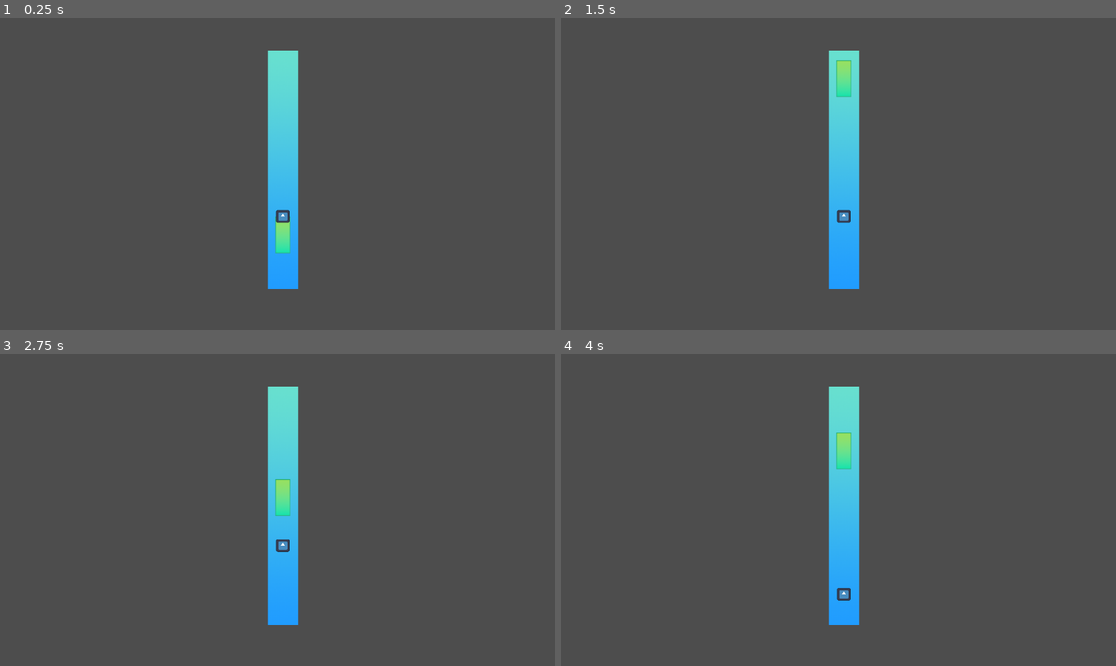
Above: before the commit, frames 1-4 (two rows, left to right).
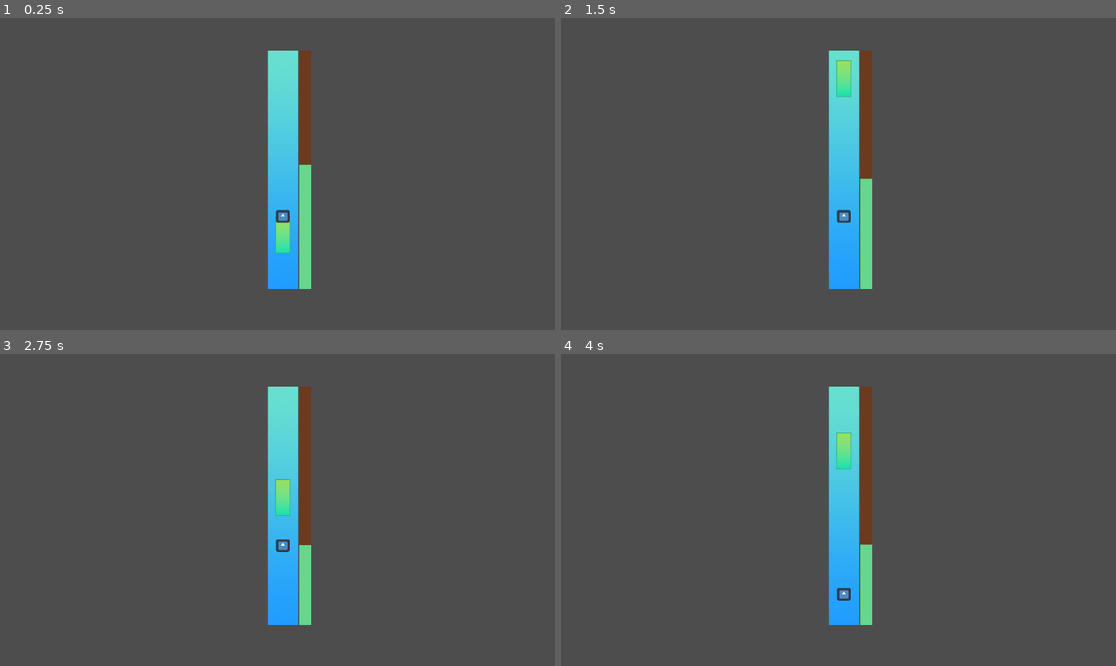
Above: after the commit, the same moments.

Repository: Anjellyrika/fishdew
Game: Godot game, scene res://src/main_level.tscn
The game is run twice, just before and just after one commit, with the same random seed, the same clock (stepped at 60 frames per second) and the same inputs. The engine's default icon, where the game draws it, is replaced by a stand-in: a white triangle on a blue panel in a dark square.
Inputs (mouse positions are in pixels of both pictures, inside the frame that each line leads up to):
- Up to frame 1 (0.25 s): no input
- Up to frame 2 (1.5 s): tap Enter at 0.5, 0.6 s; move the mouse to (960, 158) at 0.52 s; hold Space (up) from 0.53 s (still down); click (960, 158) at 0.67 s; move the mouse to (727, 189) at 1.27 s; tap F at 1.35 s
- Up to frame 3 (2.75 s): move the mouse to (333, 441) at 2.02 s; release Space (up) at 2.03 s; tap Enter at 2.1 s
- Up to frame 4 (4 s): move the mouse to (810, 572) at 2.77 s; hold Space (up) from 2.78 s (still down); tap F at 2.85 s; click (810, 572) at 2.92 s; move the mouse to (1005, 556) at 3.52 s; tap Enter at 3.6 s

The runs differ from the first frame. In frame 1, 1.7% of the frame differs, in the area x 53-57%, y 10-87%; in frame 2, 1.7%; in frame 3, 1.7%; in frame 4, 1.7%.

Commit message:
feat: implement progress bar

Diff:
--- /dev/null
+++ b/src/Score.gd
@@ -0,0 +1,21 @@
+extends ProgressBar
+
+@export var fish: Fish
+@export var bobber: Bobber
+@export var progress_rate = -10
+
+func _ready():
+	value = max_value/2
+	fish.scoreIncrease.connect(increase_score)
+	bobber.scoreDecrease.connect(decrease_score)
+	increase_score()
+	decrease_score()
+
+func increase_score():
+	progress_rate = abs(progress_rate)
+
+func decrease_score():
+	progress_rate = -1*progress_rate
+
+func _process(delta):
+	value += progress_rate * delta
--- a/src/bobber.gd
+++ b/src/bobber.gd
@@ -1,4 +1,8 @@
 extends CharacterBody2D
+
+class_name Bobber
+
+signal scoreDecrease
 
 const VELOCITY: float = -30.0
 
@@ -14,3 +18,7 @@
 	var collision = move_and_collide(velocity * delta)
 	if collision:
 		velocity = velocity.bounce(collision.get_normal()) * 0.25
+
+func _on_fish_body_exited(body):
+	if body.get_name() == "Bobber":
+		scoreDecrease.emit()
--- a/src/fish.gd
+++ b/src/fish.gd
@@ -1,7 +1,10 @@
 extends Area2D
 
+class_name Fish
+
+signal scoreIncrease
+
 @export var speed_bounds: Array
-
 var start_position: Vector2
 var target_position: Vector2
 var target_vector: Vector2
@@ -39,7 +42,9 @@
 			wait()
 
 func _on_body_entered(body):
-	if body.get_name() != "Bobber":
+	if body.get_name() == "Bobber":
+		scoreIncrease.emit()
+	elif body.get_name() == "FishingRod":
 		edge_collision = true
 
 func wait():
--- a/src/main_level.tscn
+++ b/src/main_level.tscn
@@ -1,8 +1,15 @@
-[gd_scene load_steps=4 format=3 uid="uid://ho8poh5181ml"]
+[gd_scene load_steps=7 format=3 uid="uid://ho8poh5181ml"]
 
 [ext_resource type="Texture2D" uid="uid://e6j3nuqccsvs" path="res://assets/background.png" id="1_2dg5d"]
 [ext_resource type="PackedScene" uid="uid://de6h5ffhco2kj" path="res://src/bobber.tscn" id="2_5ivr6"]
 [ext_resource type="PackedScene" uid="uid://sywnhmj87o7k" path="res://src/fish.tscn" id="4_7j1v3"]
+[ext_resource type="Script" path="res://src/Score.gd" id="4_diiqt"]
+
+[sub_resource type="StyleBoxFlat" id="StyleBoxFlat_b0vvb"]
+bg_color = Color(0.423529, 0.227451, 0.117647, 1)
+
+[sub_resource type="StyleBoxFlat" id="StyleBoxFlat_ufmk4"]
+bg_color = Color(0.4, 0.843137, 0.552941, 1)
 
 [node name="MainLevel" type="Node2D"]
 
@@ -28,4 +35,23 @@
 position = Vector2(587, 412)
 speed_bounds = [8, 25]
 
+[node name="Control" type="Control" parent="."]
+layout_mode = 3
+anchors_preset = 0
+
+[node name="ProgressBar" type="ProgressBar" parent="Control" node_paths=PackedStringArray("fish", "bobber")]
+layout_mode = 0
+offset_left = 621.0
+offset_top = 68.0
+offset_right = 646.0
+offset_bottom = 563.0
+theme_override_styles/background = SubResource("StyleBoxFlat_b0vvb")
+theme_override_styles/fill = SubResource("StyleBoxFlat_ufmk4")
+fill_mode = 3
+show_percentage = false
+script = ExtResource("4_diiqt")
+fish = NodePath("../../Fish")
+bobber = NodePath("../../Bobber")
+
 [connection signal="body_entered" from="Fish" to="Fish" method="_on_body_entered"]
+[connection signal="body_exited" from="Fish" to="Bobber" method="_on_fish_body_exited"]
